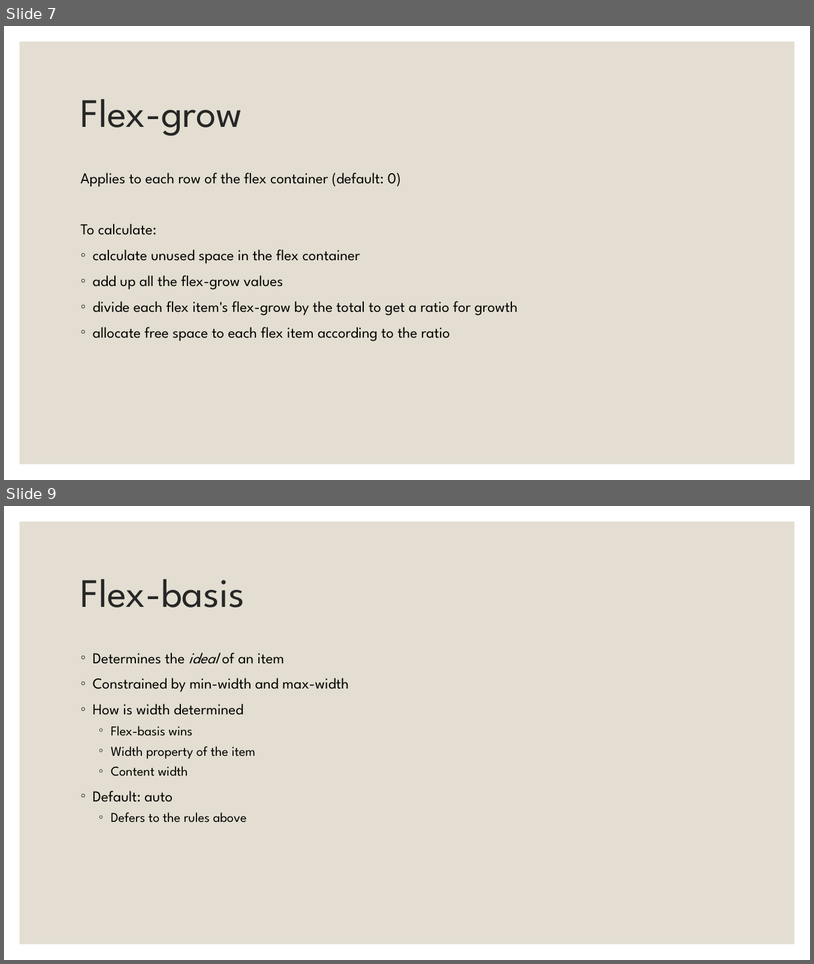
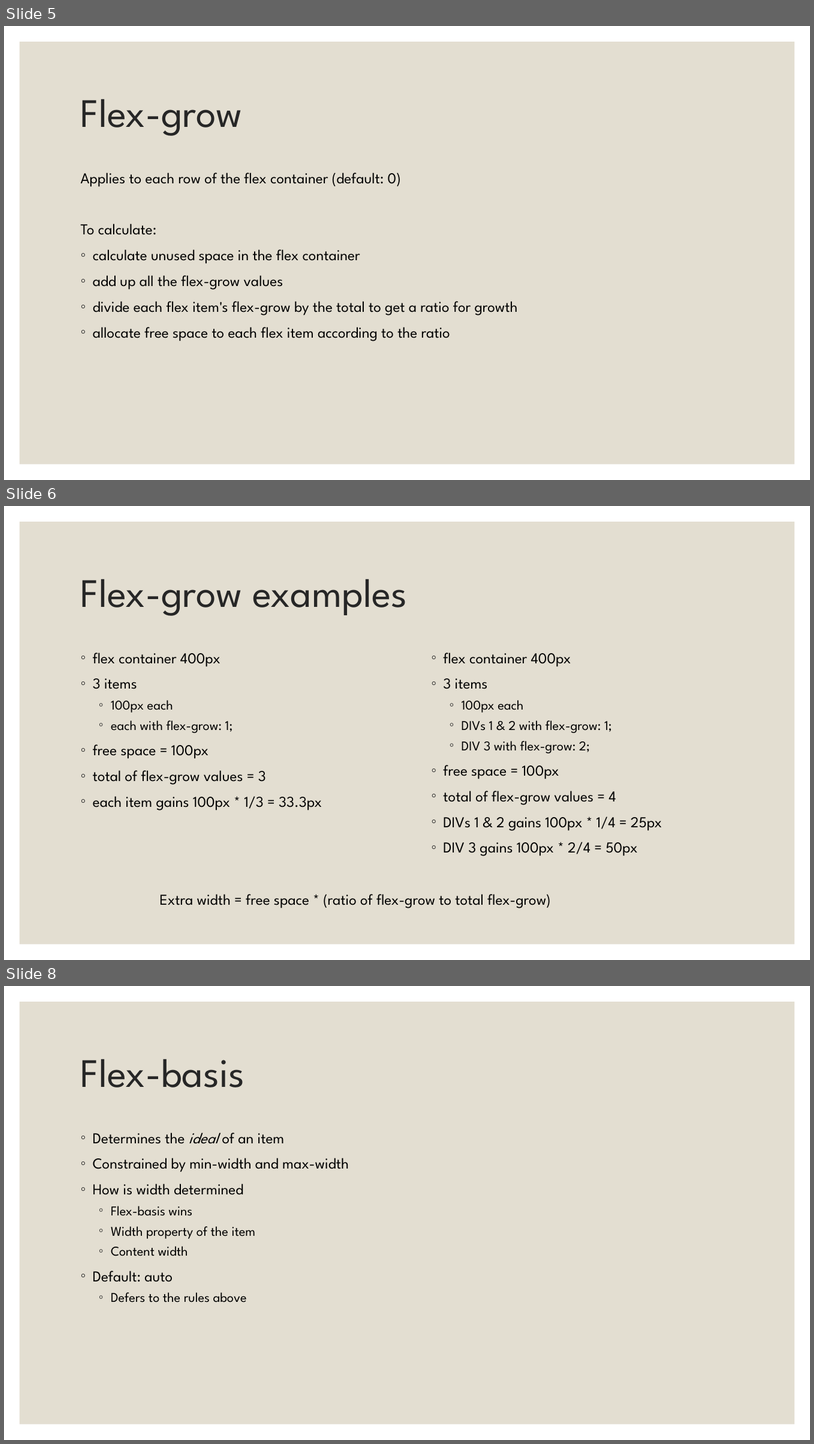
Before and after one commit to mikehans/FE-meetup-flexbox, a slide deck: talk/talk.pptx. Shown one above the other, each under a label of ours: slides 7 and 9 before the commit, slides 5, 6 and 8 after it; the slides between them are not shown. The pictures are 814x964 and 814x1444 pixels, drawn with LibreOffice and Linux fonts; fonts in the diff are those of the drawing. Boxes give left, top, right and bottom in pixels: in the first picture for what was removed or moved away, otherwise in the second. Text is boxed around its words. In the diff, an @@ line names an element or a change of style, - is before the commit and + after.

```diff
--- a/talk/talk.pptx
+++ b/talk/talk.pptx
@@ slide 6 added at <box>4,506,810,960</box>, background #FFFFFF; not listed: 1 template element that a slide beside it also shows @@
@@ title added at <box>81,579,407,616</box>, 48 pt, text #262626 @@
+Flex-grow examples
@@ text added at <box>93,652,322,810</box>, 18 pt, text #000000 @@
+◦ flex container 400px
+◦ 3 items
+  ◦ 100px each
+  ◦ each with flex-grow: 1;
+◦ free space = 100px
+◦ total of flex-grow values = 3
+◦ each item gains 100px * 1/3 = 33.3px
@@ text added at <box>443,652,662,856</box>, 18 pt, text #000000 @@
+◦ flex container 400px
+◦ 3 items
+  ◦ 100px each
+  ◦ DIVs 1 & 2 with flex-grow: 1;
+  ◦ DIV 3 with flex-grow: 2;
+◦ free space = 100px
+◦ total of flex-grow values = 4
+◦ DIVs 1 & 2 gains 100px * 1/4 = 25px
+◦ DIV 3 gains 100px * 2/4 = 50px
@@ text added at <box>160,894,551,908</box>, 18 pt, text #000000 @@
+Extra width = free space * (ratio of flex-grow to total flex-grow)
@@ what was slide 7 is now slide 5 @@
@@ what was slide 9 is now slide 8 @@
```
Also in this commit, not shown: 5 slides changed, 3 other files.
